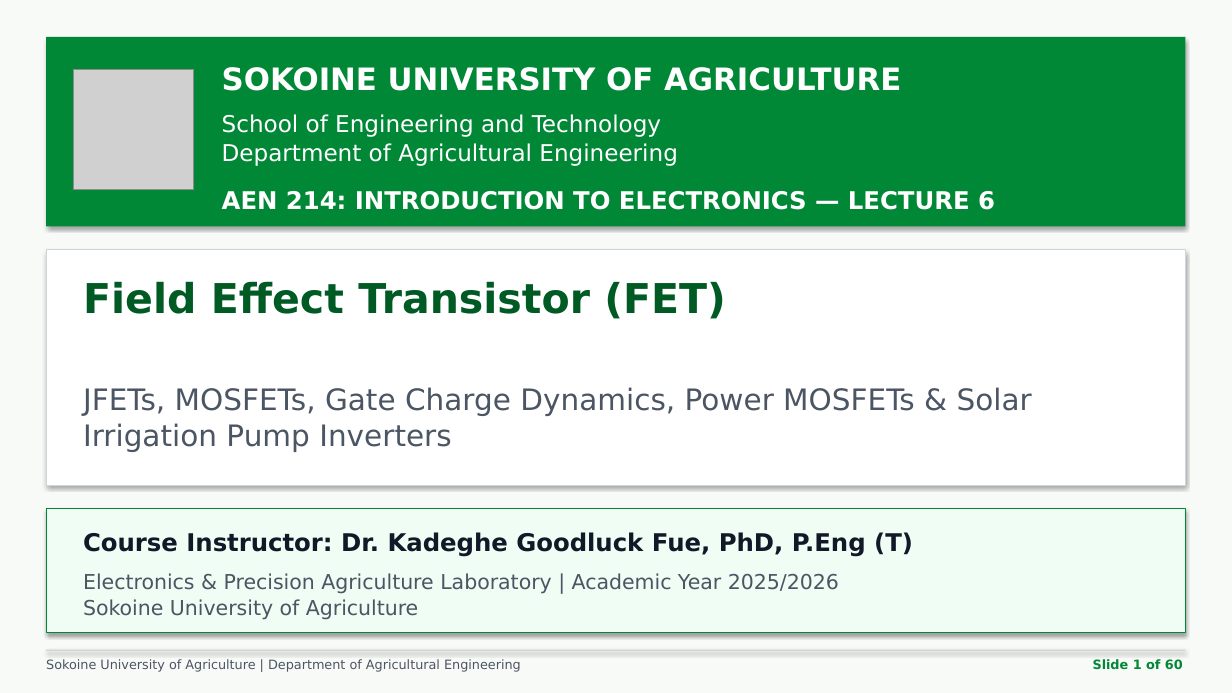
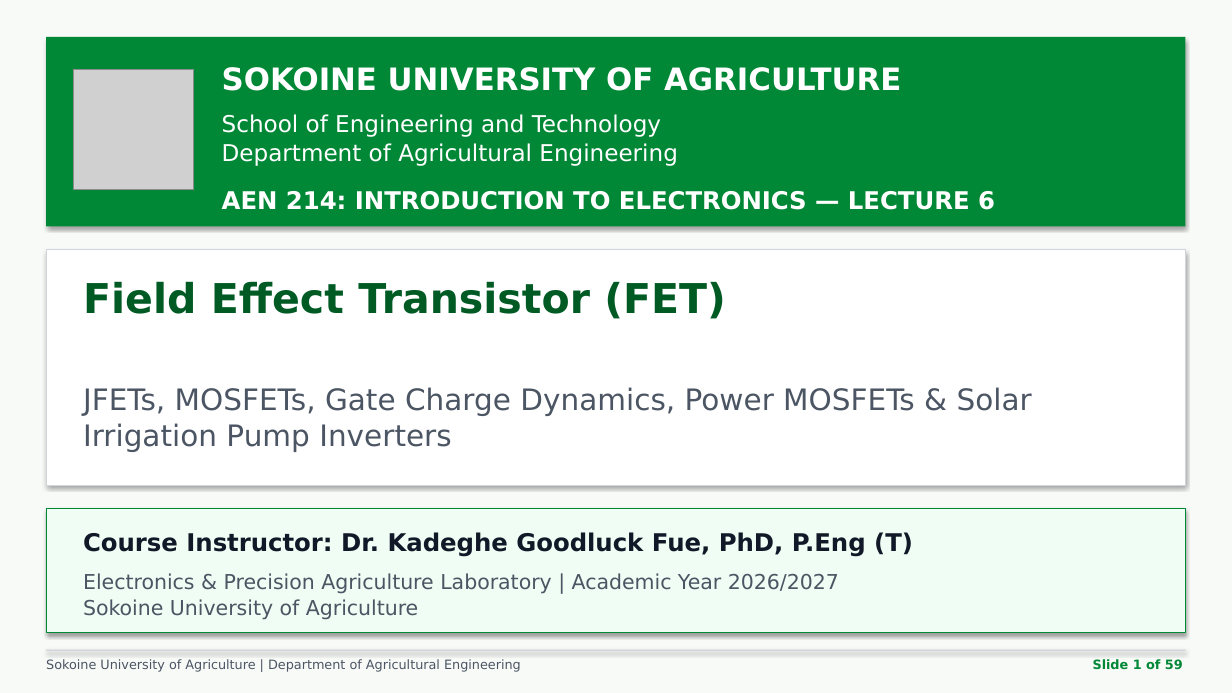
Before and after one commit to kadefue/Course_Notes, a slide deck: slide 1 of AEN 214/Lectures/AEN_214_Lecture_6.pptx. Drawn at 1232x693 pixels with LibreOffice and Linux fonts; fonts in the diff are those of the drawing; grey boxes stand for pictures. Boxes give left, top, right and bottom in pixels: in the first picture for what was removed or moved away, otherwise in the second. Text is boxed around its words. In the diff, an @@ line names an element or a change of style, - is before the commit and + after.

Commit message:
Update AEN 214 course materials for the 2026/2027 academic year
- Revised academic year references in README.md, build_outline.py, build_slides.py, compendium_base.py, and various slide scripts to reflect the 2026/2027 academic year.
- Updated the prescribed textbooks and reading list in README.md and build_outline.py to include new references and remove outdated ones.
- Adjusted laboratory preparation slides in slides_part1.py, slides_part2.py, and slides_part3.py to enhance clarity and relevance.
- Added unit tests in test_build_slides.py to verify the correct academic year is displayed on title slides.

```diff
--- a/AEN 214/Lectures/AEN_214_Lecture_6.pptx
+++ b/AEN 214/Lectures/AEN_214_Lecture_6.pptx
@@ text at bbox=[83, 573, 839, 620]: text changed @@
-Electronics & Precision Agriculture Laboratory | Academic Year 2025/2026
-Sokoine University of Agriculture
+Electronics & Precision Agriculture Laboratory | Academic Year 2026/2027
+Sokoine University of Agriculture
@@ text at bbox=[1093, 659, 1183, 669]: text changed @@
-Slide 1 of 60
+Slide 1 of 59
```
Also in this commit, not shown: 58 other slides changed, 1 slide removed, 35 other files.
